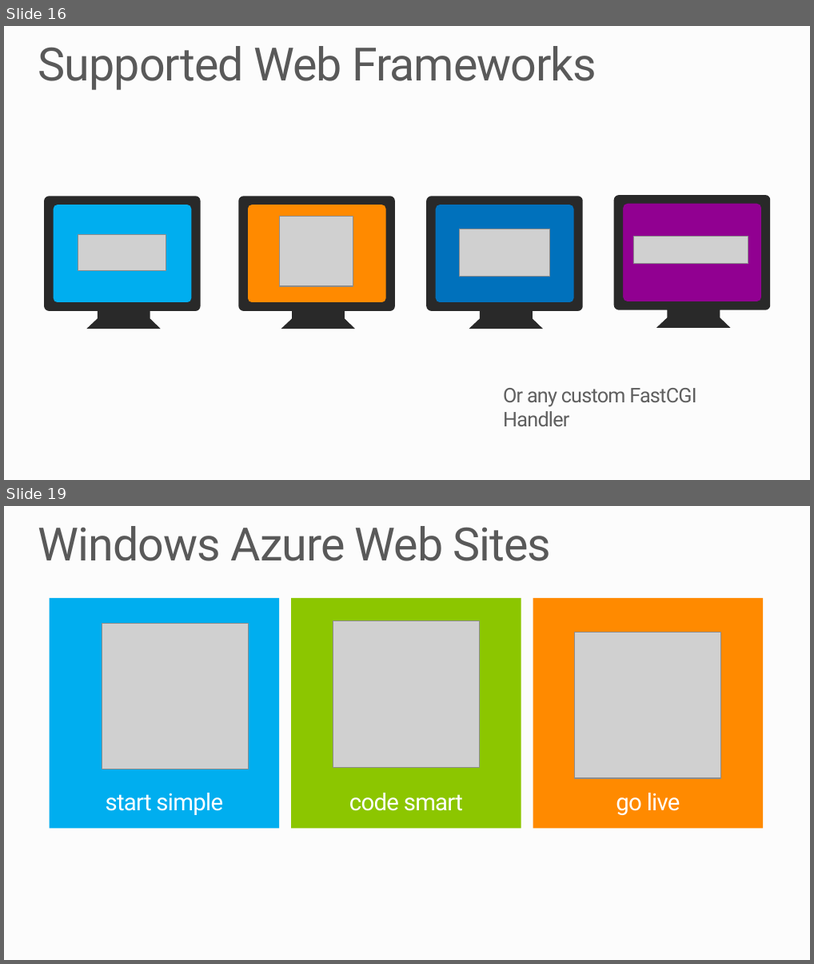
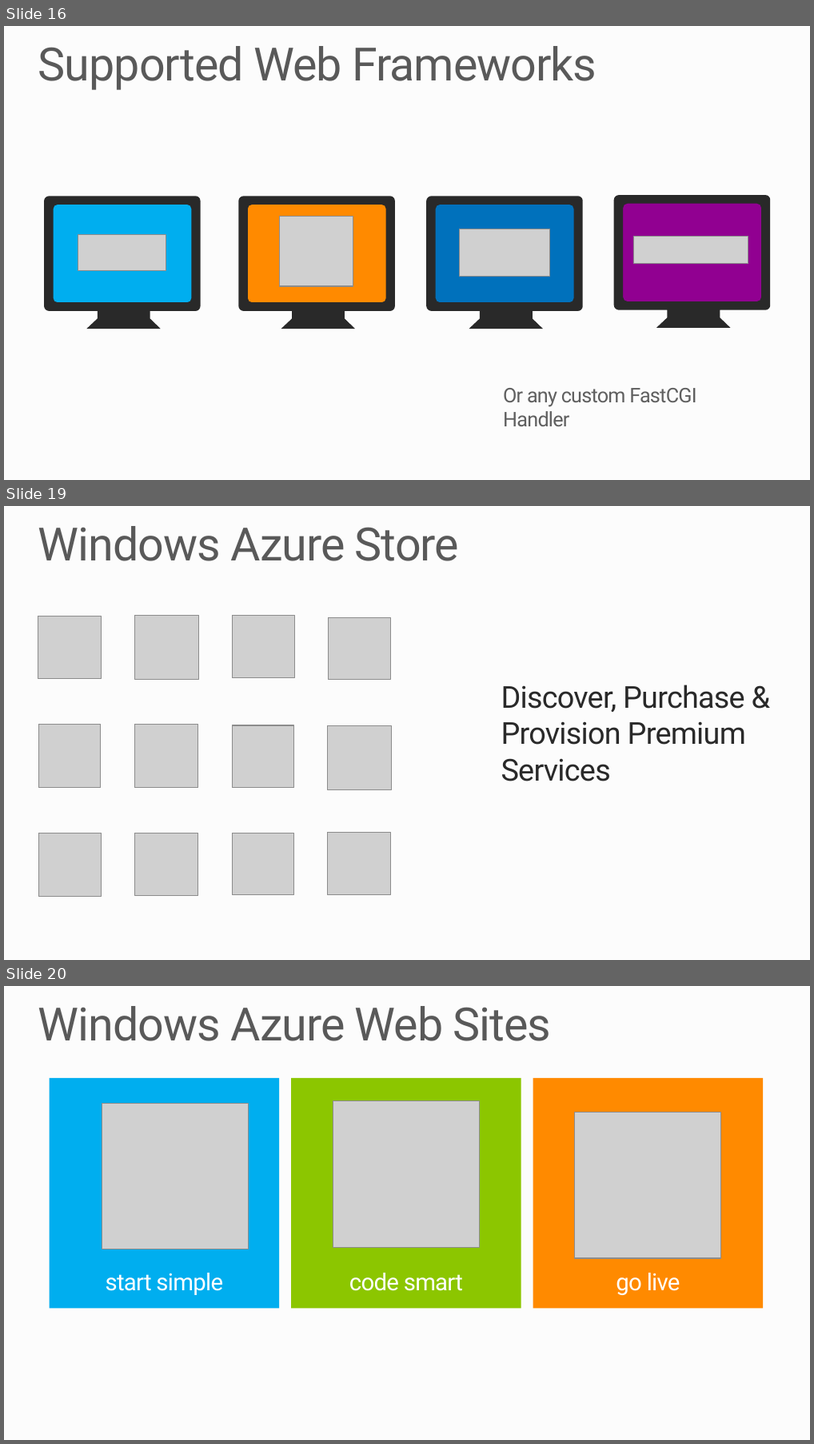
Before and after one commit to raz2/PRESENTATION-WindowsAzureWebSites, a slide deck: WindowsAzureWebSites.pptx. Shown one above the other, each under a label of ours: slides 16 and 19 before the commit, slides 16, 19 and 20 after it; the slides between them are not shown. The pictures are 814x964 and 814x1444 pixels, drawn with LibreOffice and Linux fonts; fonts in the diff are those of the drawing; grey boxes stand for pictures; background and template pictures are left out. Boxes give left, top, right and bottom in pixels: in the first picture for what was removed or moved away, otherwise in the second. Text is boxed around its words. In the diff, an @@ line names an element or a change of style, - is before the commit and + after.

Commit message:
added gallery and store slides

```diff
--- a/WindowsAzureWebSites.pptx
+++ b/WindowsAzureWebSites.pptx
@@ slide 19 added at bbox=[4, 506, 810, 960], background #FCFCFC @@
@@ title added at bbox=[38, 526, 459, 561], 41 pt, text #595959 @@
+Windows Azure Store
@@ picture added at bbox=[38, 616, 102, 679] @@
@@ picture added at bbox=[134, 616, 198, 680] @@
@@ picture added at bbox=[232, 616, 294, 678] @@
@@ picture added at bbox=[328, 617, 390, 680] @@
@@ text added at bbox=[502, 684, 746, 781], 27 pt, text #292929 @@
+Discover, Purchase & Provision Premium
+Services
@@ picture added at bbox=[38, 724, 101, 788] @@
@@ picture added at bbox=[134, 724, 198, 788] @@
@@ picture added at bbox=[232, 725, 294, 788] @@
@@ picture added at bbox=[327, 726, 391, 790] @@
@@ picture added at bbox=[38, 832, 101, 896] @@
@@ picture added at bbox=[134, 832, 198, 895] @@
@@ picture added at bbox=[232, 833, 294, 896] @@
@@ picture added at bbox=[327, 832, 390, 895] @@
@@ what was slide 19 is now slide 20 @@
```
Also in this commit, not shown: 1 slide changed, 1 other slide added, 1 slide removed.
